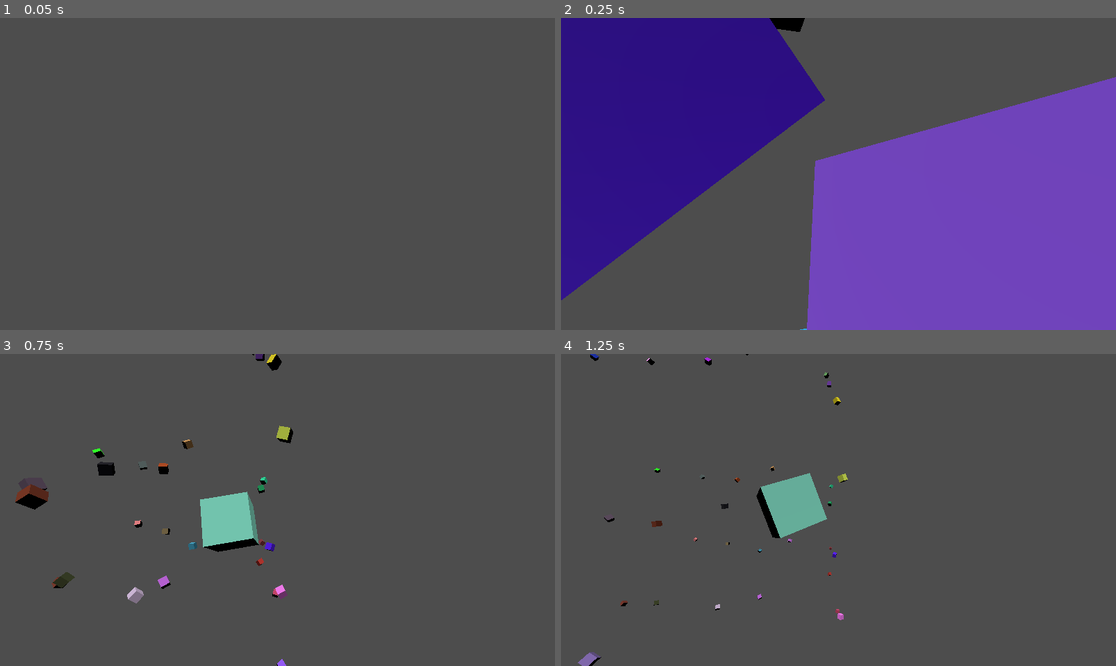
Above: before the commit, frames 1-4 (two rows, left to right).
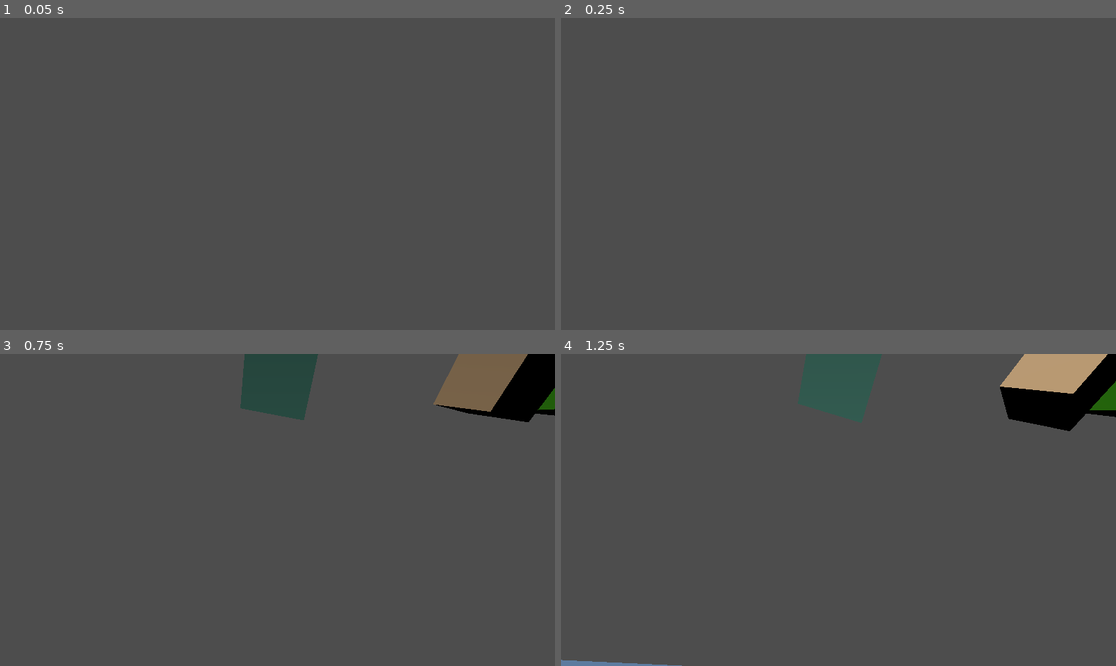
Above: after the commit, the same moments.

Repository: Crowthecruel2/Darkest-Timeline
Game: Godot game, scene res://World.tscn
Same seed, same stepped clock (60 frames per second), same inputs: the game is played once before the commit and once after it.
Inputs:
- Up to frame 1 (0.05 s): no input
- Up to frame 2 (0.25 s): no input
- Up to frame 3 (0.75 s): tap S (Camera Back) at 0.6 s
- Up to frame 4 (1.25 s): no input

Frame 1 is identical in both runs. In frame 2, 64% of the frame differs, in the area x 0-100%, y 0-100%; in frame 3, 9.3%; in frame 4, 9.1%.

Commit message:
V0.01G
Boid Cohesion no work

Diff:
--- a/Darkest Timeline/Tile.gd
+++ b/Darkest Timeline/Tile.gd
@@ -5,11 +5,15 @@
 var Size = randf_range(1,5)
 var Mat = StandardMaterial3D.new()
 var sep_distance = 5
-var Avoid_Factor = 1
-var Vision_range = 30
-var Matching_factor = 1
-var Centering_factor = 10
-var rand_factor = 2
+var Avoid_Factor = 5
+var Vision_range = 10
+var Matching_factor = 5
+var Centering_factor = 1
+var rand_factor = 20
+var avg_posx = 0
+var avg_posy = 0
+var avg_posz = 0
+var tim = 0
 
 @onready var Boids = get_tree().get_nodes_in_group("Tiles")
 
@@ -24,13 +28,12 @@
 func _process(delta):
 	var Boids = get_tree().get_nodes_in_group("Tiles")
 	_Seperation()
+	_Alignment()
+	_RandoDirect()
+	Rig.apply_torque(Vector3(randf_range(-1,1),randf_range(-1,1),randf_range(-1,1)))
 
-	_Alignment()
-
-	_Cohesion()
-	if(transform.origin.y < 10):
-		Rig.add_constant_force(Vector3.UP)
-
+	if(transform.origin > Vector3(50,50,50) && transform.origin < Vector3(-50,-50,-50)):
+		transform.origin = Vector3(0,0,0)
 	pass
 
 func _Seperation():
@@ -42,7 +45,7 @@
 			close_dx = transform.origin.x - Boids[x].transform.origin.x
 			close_dz = transform.origin.z - Boids[x].transform.origin.z
 			close_dy = transform.origin.y - Boids[x].transform.origin.y
-	Rig.linear_velocity = Rig.linear_velocity + Vector3(close_dx,close_dy,close_dz)*Avoid_Factor
+	Rig.apply_force(Rig.linear_velocity + Vector3(close_dx,close_dy,close_dz)*Avoid_Factor)
 
 func _Alignment():
 	var xvel_avg = 0
@@ -57,21 +60,26 @@
 			zvel_avg = Boids[x].Rig.linear_velocity.z
 			Neighboring_boids = Neighboring_boids+1
 	if(Neighboring_boids > 0):
-		Rig.linear_velocity = Rig.linear_velocity + (Vector3((xvel_avg / Neighboring_boids),(yvel_avg / Neighboring_boids),(zvel_avg / Neighboring_boids)) - Rig.linear_velocity) * Matching_factor
+		Rig.apply_force(Rig.linear_velocity + (Vector3((xvel_avg / Neighboring_boids),(yvel_avg / Neighboring_boids),(zvel_avg / Neighboring_boids)) - Rig.linear_velocity) * Matching_factor)
 
 func _Cohesion():
-	var avg_posx = 0
-	var avg_posy = 0
-	var avg_posz = 0
-	for x in Boids.size():
+	avg_posx = 0
+	avg_posy = 0
+	avg_posz = 0
+	for x in (Boids.size()):
 		if(transform.origin.distance_to(Boids[x].transform.origin) < Vision_range):
 			avg_posx = avg_posx + Boids[x].transform.origin.x
 			avg_posy = avg_posy + Boids[x].transform.origin.y
 			avg_posz = avg_posz + Boids[x].transform.origin.z
 	var avg_pos = Vector3(avg_posx,avg_posy,avg_posz)
 	avg_pos = avg_pos / (Boids.size()+1)
-	Rig.linear_velocity = Rig.linear_velocity + (avg_pos - transform.origin)*Centering_factor
+	Rig.apply_force(Rig.linear_velocity + (avg_pos - transform.origin)*Centering_factor)
 
 func _RandoDirect():
-	Rig.linear_velocity = Rig.linear_velocity + Vector3(randf_range(-1,1),randf_range(-1,1),randf_range(-1,1))*rand_factor
+	tim = tim + 1
+	var forc = Vector3.ZERO
+	if tim % 60 == 0:
+		tim = 0
+		forc = Rig.linear_velocity + Vector3(randf_range(-1,1),randf_range(-1,1),randf_range(-1,1))*rand_factor
+	Rig.apply_force(forc)
 	pass
--- a/Darkest Timeline/World_Script.gd
+++ b/Darkest Timeline/World_Script.gd
@@ -21,7 +21,7 @@
 			for y in BoardSize:
 				var NewTile = Tile.instantiate()
 				add_child(NewTile)
-				NewTile.transform.origin = Vector3(x*3,y*3,z*3)
+				NewTile.transform.origin = Vector3(x*randf_range(1,5),y*randf_range(1,5),z*randf_range(1,5))
 				Tile_Counter = Tile_Counter+1
 
 	print_debug(Tile_Counter)
--- a/Darkest Timeline/tile.tscn
+++ b/Darkest Timeline/tile.tscn
@@ -10,7 +10,7 @@
 script = ExtResource("1_xiv43")
 
 [node name="RigidBody3D" type="RigidBody3D" parent="."]
-gravity_scale = 0.5
+gravity_scale = 0.0
 linear_damp = 1.0
 
 [node name="CollisionShape3D" type="CollisionShape3D" parent="RigidBody3D"]
